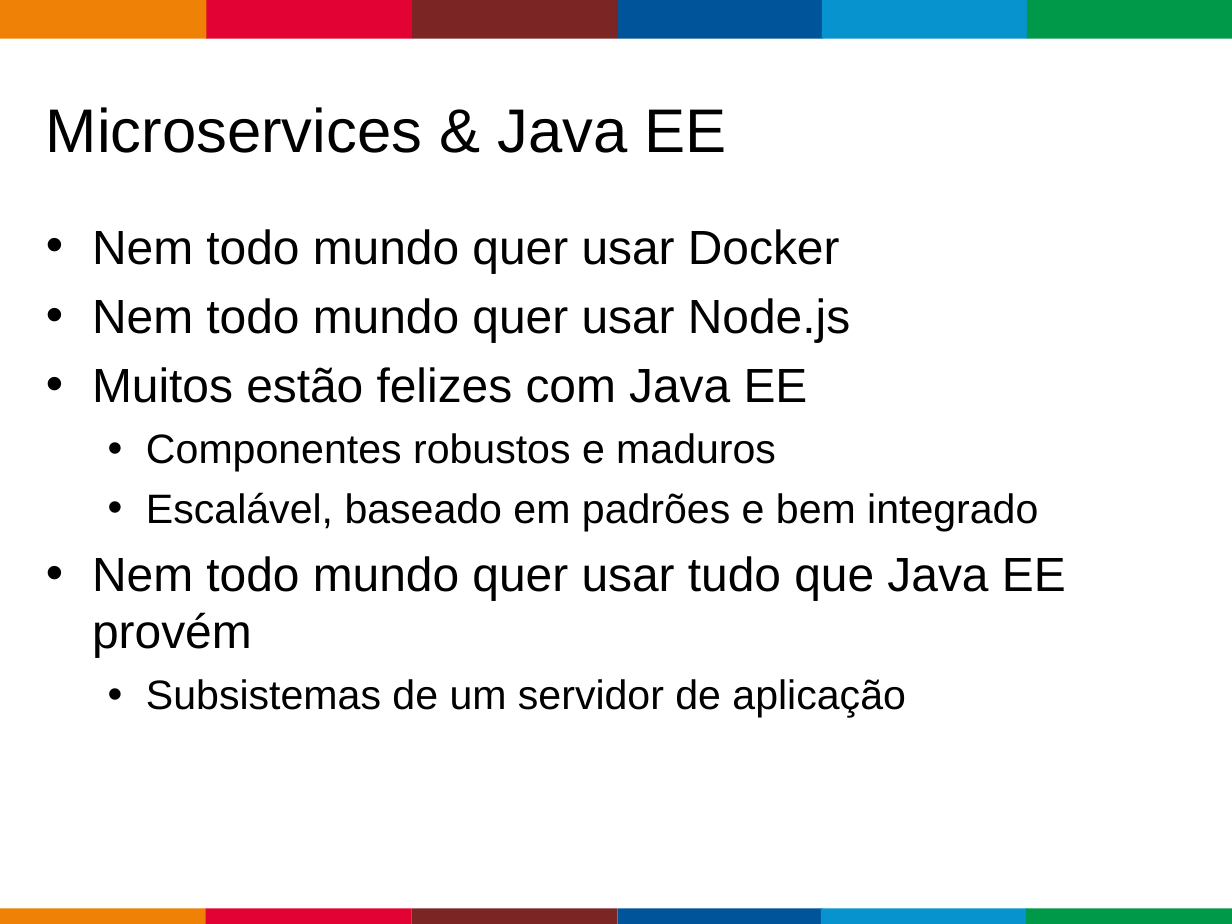
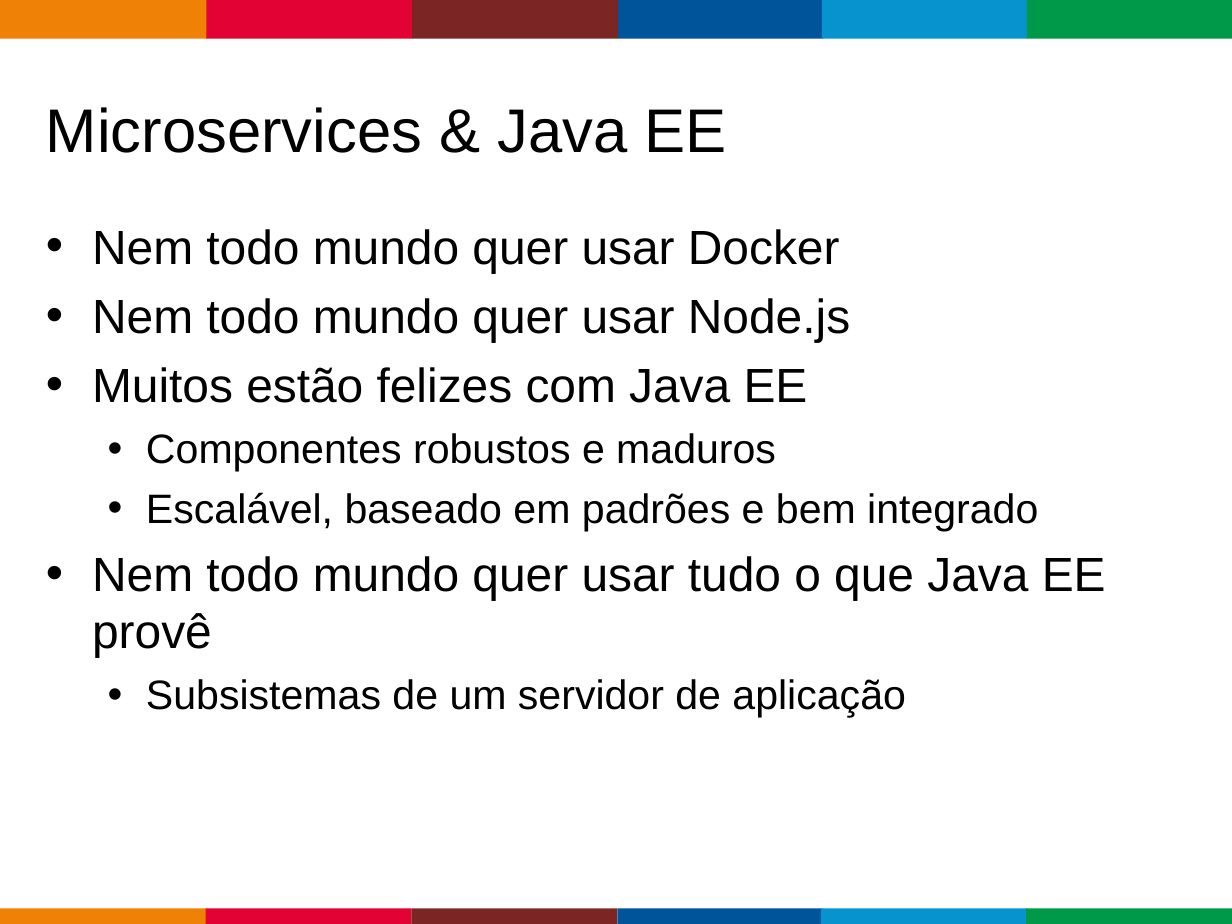
Before and after one commit to gastaldi/talks, a slide deck: slide 7 of WildFlySwarm/TDC 2016/wildflyswarm.odp (slide 8 before the commit). Drawn at 1232x924 pixels with LibreOffice and Linux fonts; fonts in the diff are those of the drawing; background and template pictures are left out. Boxes give left, top, right and bottom in pixels: in the first picture for what was removed or moved away, otherwise in the second. Text is boxed around its words. In the diff, an @@ line names an element or a change of style, - is before the commit and + after.

Commit message:
Final slides

```diff
--- a/WildFlySwarm/TDC 2016/wildflyswarm.odp
+++ b/WildFlySwarm/TDC 2016/wildflyswarm.odp
@@ text at box(92, 556, 1106, 658): text changed @@
-• Nem todo mundo quer usar tudo que Java EE provém
+• Nem todo mundo quer usar tudo o que Java EE provê
```
Also in this commit, not shown: 7 other slides changed, 10 slides added, 1 slide removed.
